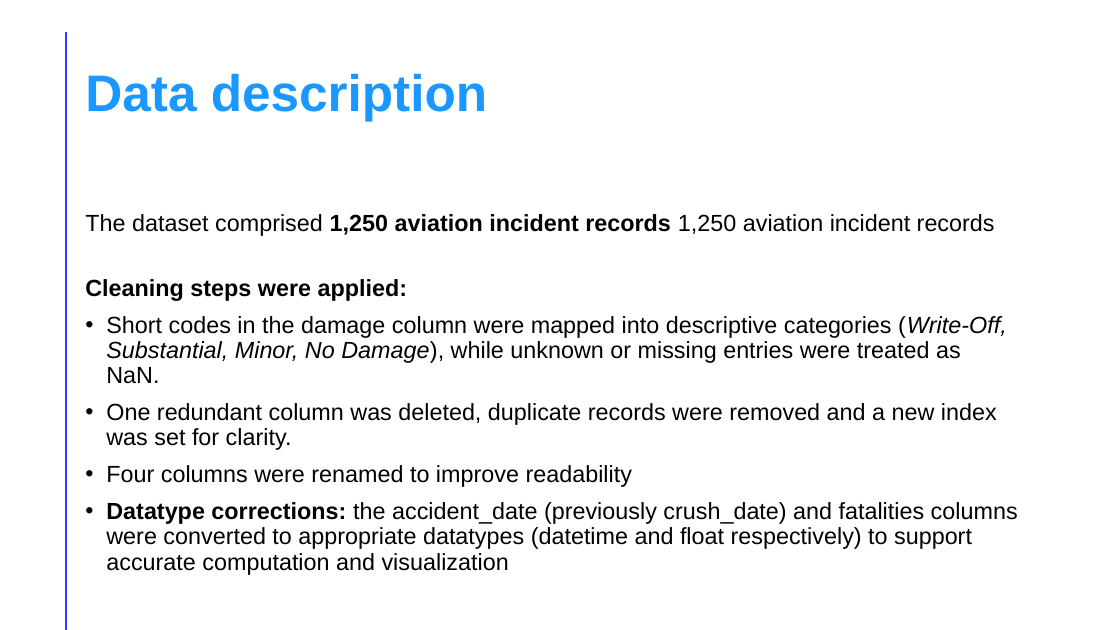
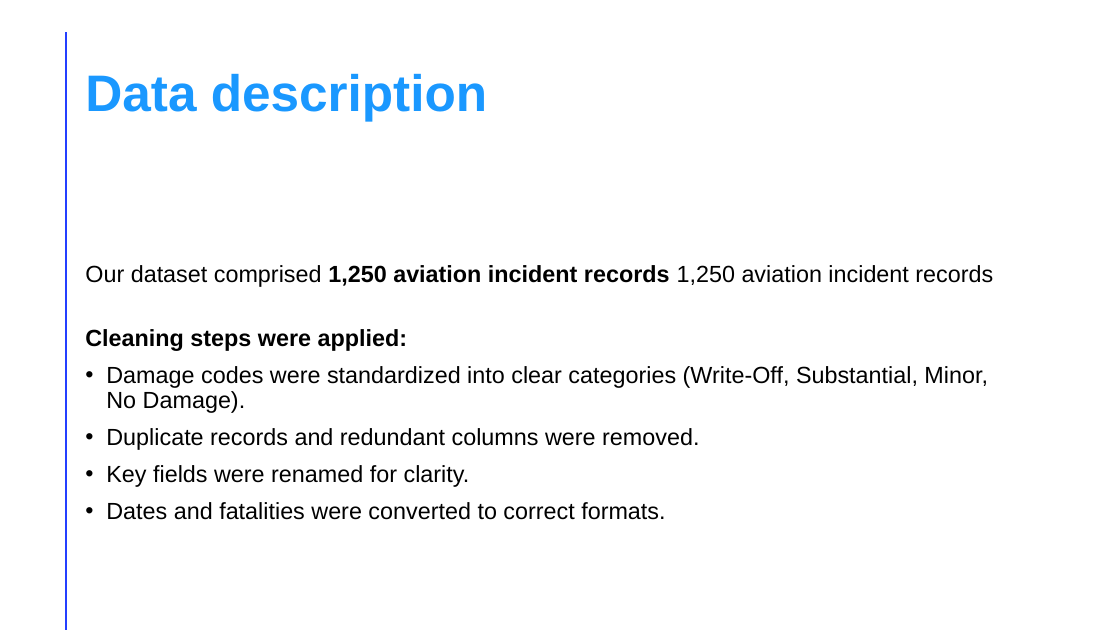
Before and after one commit to Elky-bett/Phase-1-Project--Analysis-of-Aviation-data, a slide deck: slide 4 of Presentation_Aviation.pptx. Drawn at 1120x630 pixels with LibreOffice and Linux fonts; fonts in the diff are those of the drawing. Boxes give left, top, right and bottom in pixels: in the first picture for what was removed or moved away, otherwise in the second. Text is boxed around its words. In the diff, an @@ line names an element or a change of style, - is before the commit and + after.

```diff
--- a/Presentation_Aviation.pptx
+++ b/Presentation_Aviation.pptx
@@ text "Our dataset comprised 1,250 aviation ...": place and size @@
-text "Our dataset comprised 1,250 aviation ..." at bbox=[85, 214, 1018, 575]
+text "Our dataset comprised 1,250 aviation ..." at bbox=[85, 265, 993, 520]
@@ text at bbox=[85, 265, 993, 287]: text changed @@
-The dataset comprised 1,250 aviation incident records 1,250 aviation incident records
+Our dataset comprised 1,250 aviation incident records 1,250 aviation incident records
@@ text at bbox=[106, 366, 988, 520]: text changed @@
-• Short codes in the damage column were mapped into descriptive categories (Write-Off, Substantial, Minor, No Damage), while unknown or missing entries were treated as NaN.
-• One redundant column was deleted, duplicate records were removed and a new index was set for clarity.
-• Four columns were renamed to improve readability
-• Datatype corrections: the accident_date (previously crush_date) and fatalities columns were converted to appropriate datatypes (datetime and float respectively) to support accurate computation and visualization
+• Damage codes were standardized into clear categories (Write‑Off, Substantial, Minor, No Damage).
+• Duplicate records and redundant columns were removed.
+• Key fields were renamed for clarity.
+• Dates and fatalities were converted to correct formats.
```
Also in this commit, not shown: 8 other slides changed, 1 other file.
